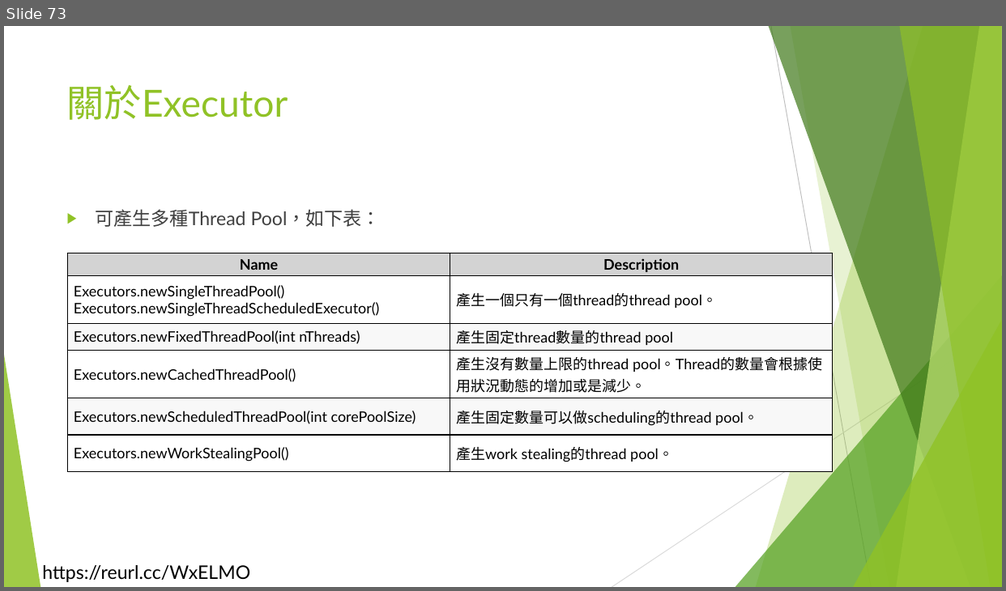
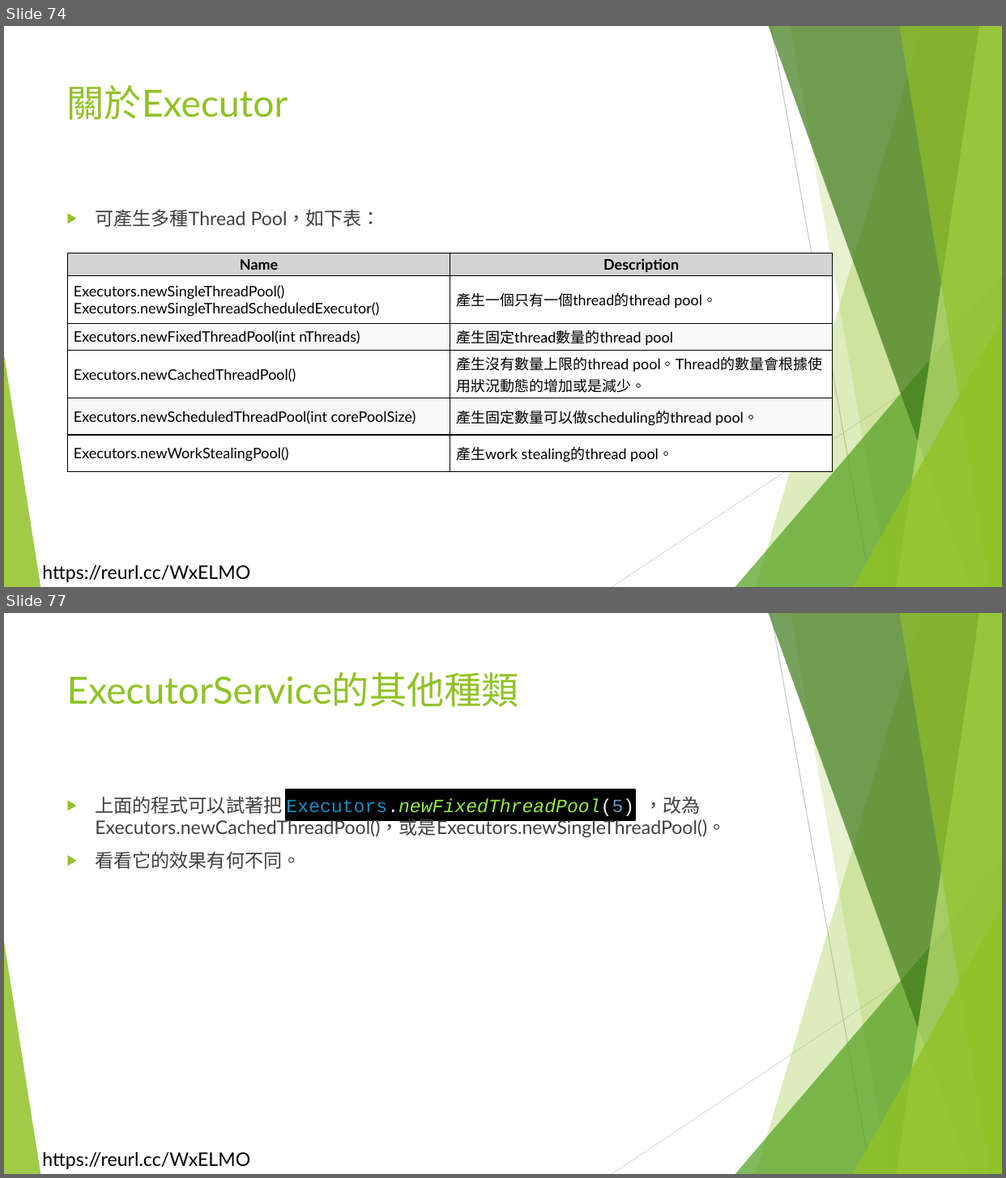
Before and after one commit to liulawsi/My_PPTs, a slide deck: LCC/Java/17_多執行緒及lambda.pptx. Shown one above the other, each under a label of ours: slide 73 before the commit, slides 74 and 77 after it; the slides between them are not shown. The pictures are 1006x591 and 1006x1178 pixels, drawn with LibreOffice and Linux fonts; fonts in the diff are those of the drawing; background and template pictures are left out. Boxes give left, top, right and bottom in pixels: in the first picture for what was removed or moved away, otherwise in the second. Text is boxed around its words. In the diff, an @@ line names an element or a change of style, - is before the commit and + after.

```diff
--- a/LCC/Java/17_多執行緒及lambda.pptx
+++ b/LCC/Java/17_多執行緒及lambda.pptx
@@ slide 77 added at (4, 613, 1002, 1174), background #FFFFFF; not listed: 11 template elements that a slide beside it also shows @@
@@ title added at (67, 672, 519, 707), 36 pt, text #90C226 @@
+ExecutorService的其他種類
@@ text added at (95, 796, 726, 869), 18 pt, text #404040 @@
+▶ 上面的程式可以試著把 Executors.newFixedThreadPool(5) ，改為Executors.newCachedThreadPool()，或是Executors.newSingleThreadPool()。
+▶ 看看它的效果有何不同。
@@ rectangle added at (286, 790, 636, 820), fill #000000, outline #000000 1.5 pt @@
@@ what was slide 73 is now slide 74 @@
```
Also in this commit, not shown: 5 slides changed, 2 other slides added, 1 slide removed.
